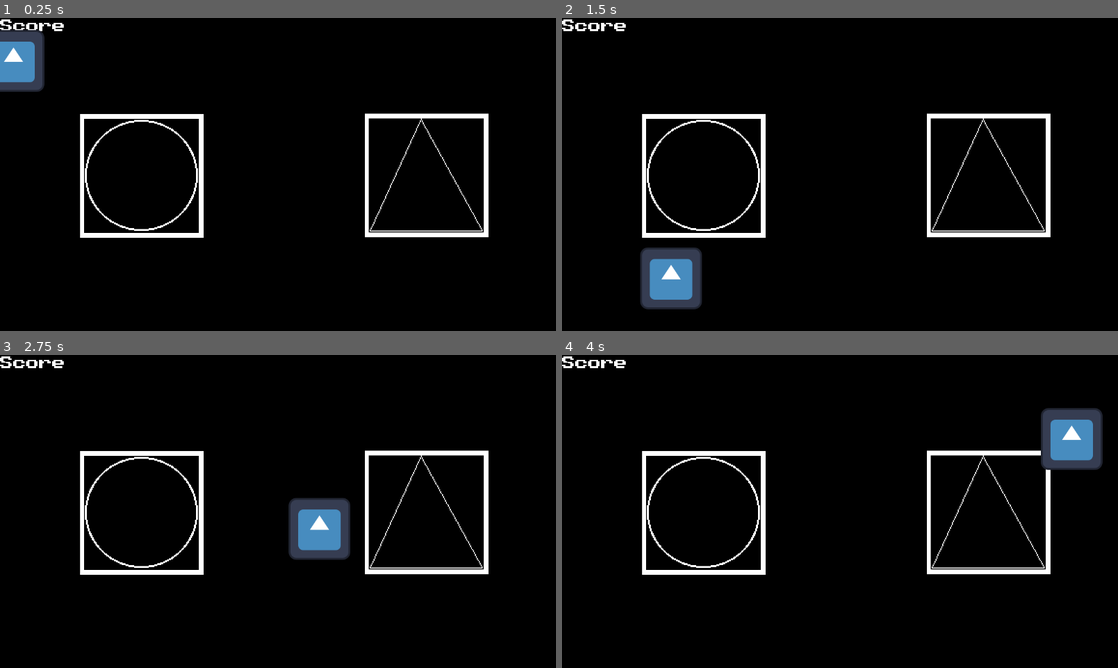
Above: before the commit, frames 1-4 (two rows, left to right).
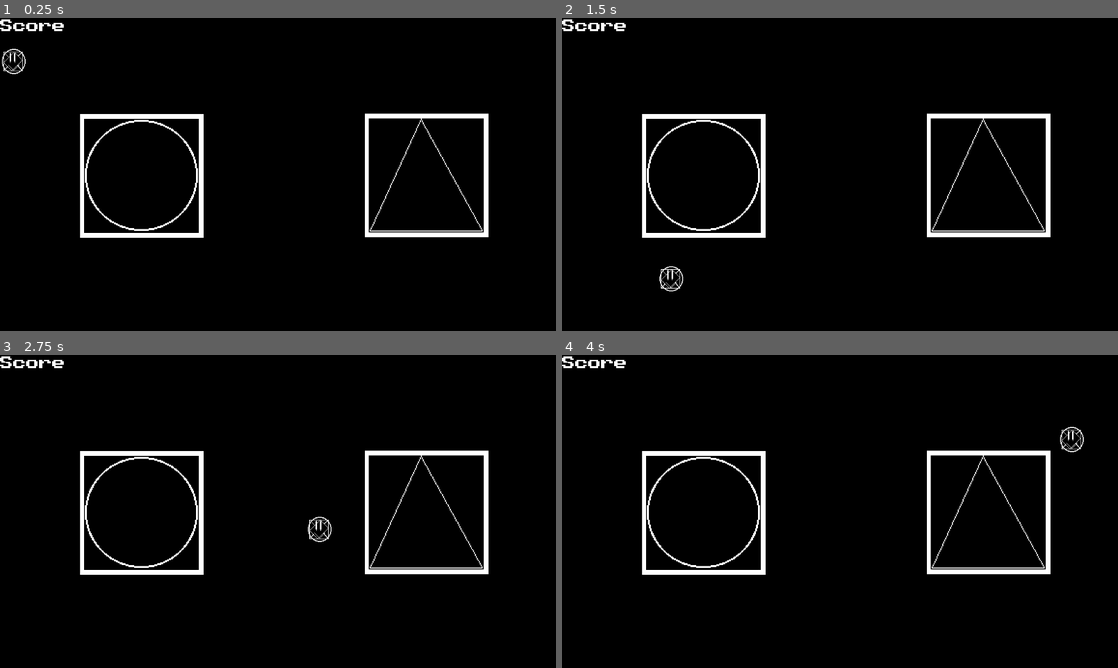
Above: after the commit, the same moments.

Repository: y1z/godot-wild-jam-84-submetions
Game: Godot game, scene res://Scenes/main.tscn
The game is run twice, just before and just after one commit, with the same random seed, the same clock (stepped at 60 frames per second) and the same inputs. The engine's default icon, where the game draws it, is replaced by a stand-in: a white triangle on a blue panel in a dark square.
Inputs (mouse positions are in pixels of both pictures, inside the frame that each line leads up to):
- Up to frame 1 (0.25 s): no input
- Up to frame 2 (1.5 s): tap Enter at 0.5, 1.35 s; move the mouse to (962, 158) at 0.52 s; press the mouse at (962, 158) at 0.53 s; move the mouse to (728, 190) at 1.27 s; release the mouse at (728, 190) at 1.28 s; click (728, 190) at 1.42 s
- Up to frame 3 (2.75 s): move the mouse to (333, 442) at 2.02 s; tap F at 2.1 s; click (333, 442) at 2.17 s
- Up to frame 4 (4 s): move the mouse to (812, 574) at 2.77 s; click (812, 574) at 2.85 s; move the mouse to (1006, 558) at 3.52 s; tap Enter at 3.6 s; click (1006, 558) at 3.67 s

The runs differ from the first frame. In frame 1, 1.6% of the frame differs, in the area x 0-8%, y 3-24%; in frame 2, 2.2%, in the area x 14-26%, y 73-94%; in frame 3, 2.1%; in frame 4, 2.2%.

Commit message:
add more critter types

Diff:
--- a/Entities/critter.tscn
+++ b/Entities/critter.tscn
@@ -1,22 +1,24 @@
-[gd_scene load_steps=4 format=3 uid="uid://bwksi02isilta"]
+[gd_scene load_steps=5 format=3 uid="uid://bwksi02isilta"]
 
-[ext_resource type="Texture2D" uid="uid://bqxsdths03efw" path="res://Sprites/icon2.svg" id="1_3exs8"]
 [ext_resource type="Script" uid="uid://bdd334ugoadcc" path="res://Scripts/critter.gd" id="1_5q6ww"]
+[ext_resource type="Texture2D" uid="uid://dewjuhc0xpdhd" path="res://Sprites/safe critter.png" id="2_plasu"]
+[ext_resource type="Texture2D" uid="uid://mfbhpujtx7c7" path="res://Sprites/Danger critter.png" id="3_mfhuc"]
 
 [sub_resource type="RectangleShape2D" id="RectangleShape2D_5q6ww"]
-size = Vector2(110, 101)
+size = Vector2(56, 64)
 
 [node name="Critter" type="CharacterBody2D"]
 script = ExtResource("1_5q6ww")
 
 [node name="Safe Critter Sprite" type="Sprite2D" parent="."]
 unique_name_in_owner = true
-texture = ExtResource("1_3exs8")
+texture = ExtResource("2_plasu")
 
 [node name="Danger Critter Sprite" type="Sprite2D" parent="."]
 unique_name_in_owner = true
+texture = ExtResource("3_mfhuc")
 
 [node name="Critter Hitbox" type="CollisionShape2D" parent="."]
 unique_name_in_owner = true
-position = Vector2(-1, -0.5)
+position = Vector2(1, 1)
 shape = SubResource("RectangleShape2D_5q6ww")
--- /dev/null
+++ b/Entities/critter_danger.tscn
@@ -0,0 +1,25 @@
+[gd_scene load_steps=5 format=3 uid="uid://dh5k032kukcr5"]
+
+[ext_resource type="Script" uid="uid://bdd334ugoadcc" path="res://Scripts/critter.gd" id="1_6l2r8"]
+[ext_resource type="Texture2D" uid="uid://dewjuhc0xpdhd" path="res://Sprites/safe critter.png" id="2_ftdt6"]
+[ext_resource type="Texture2D" uid="uid://mfbhpujtx7c7" path="res://Sprites/Danger critter.png" id="3_dmywx"]
+
+[sub_resource type="RectangleShape2D" id="RectangleShape2D_5q6ww"]
+size = Vector2(56, 64)
+
+[node name="Critter" type="CharacterBody2D"]
+script = ExtResource("1_6l2r8")
+critter_type = 2
+
+[node name="Safe Critter Sprite" type="Sprite2D" parent="."]
+unique_name_in_owner = true
+texture = ExtResource("2_ftdt6")
+
+[node name="Danger Critter Sprite" type="Sprite2D" parent="."]
+unique_name_in_owner = true
+texture = ExtResource("3_dmywx")
+
+[node name="Critter Hitbox" type="CollisionShape2D" parent="."]
+unique_name_in_owner = true
+position = Vector2(1, 1)
+shape = SubResource("RectangleShape2D_5q6ww")
--- /dev/null
+++ b/Entities/critter_manager.tscn
@@ -0,0 +1,6 @@
+[gd_scene load_steps=2 format=3 uid="uid://cw6vwvn2rlwv"]
+
+[ext_resource type="Script" uid="uid://k7bv5bd5qegr" path="res://Scripts/critter_manager.gd" id="1_d7fmn"]
+
+[node name="CritterManager" type="Node2D"]
+script = ExtResource("1_d7fmn")
